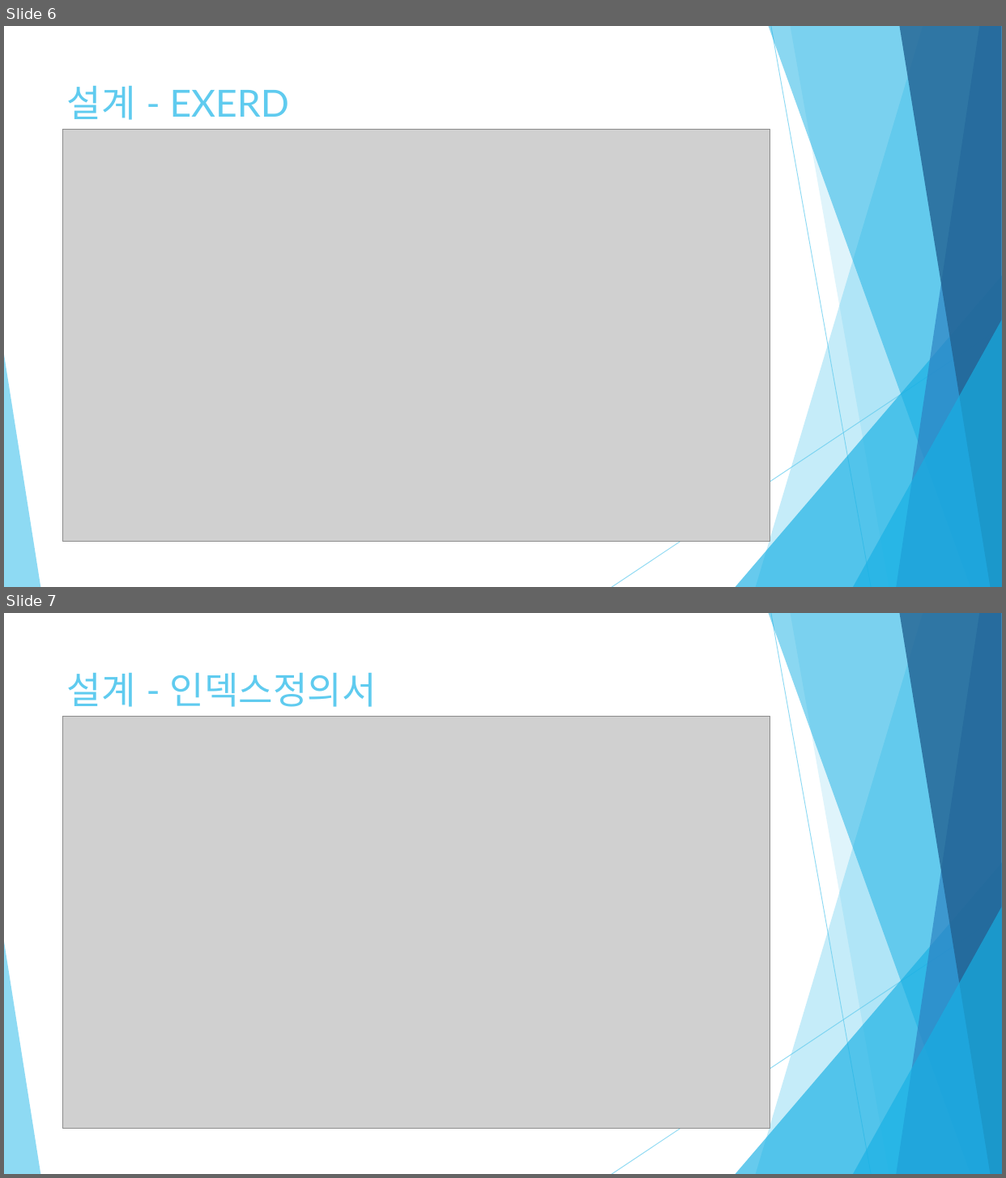
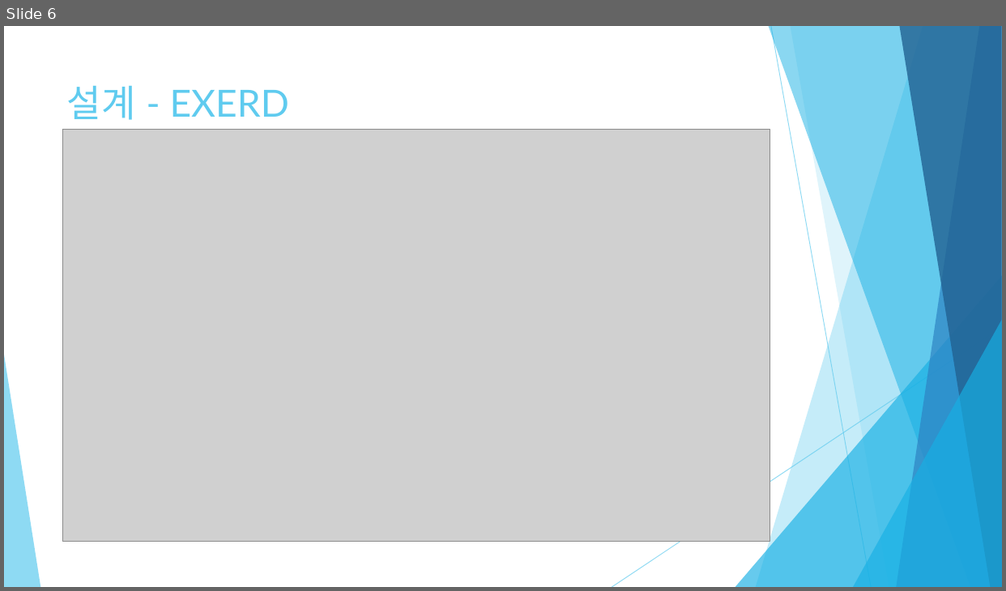
Before and after one commit to mywns123/project_yeop, a slide deck: document/세탁물 주문 관리_임준엽.pptx. Shown one above the other, each under a label of ours: slides 6 and 7 before the commit, slide 6 after it. The pictures are 1006x1178 and 1006x591 pixels, drawn with LibreOffice and Linux fonts; fonts in the diff are those of the drawing; grey boxes stand for pictures. Boxes give left, top, right and bottom in pixels: in the first picture for what was removed or moved away, otherwise in the second. Text is boxed around its words. In the diff, an @@ line names an element or a change of style, - is before the commit and + after.

```diff
--- a/document/세탁물 주문 관리_임준엽.pptx
+++ b/document/세탁물 주문 관리_임준엽.pptx
@@ slide 7 removed at [4,613,1002,1174], background #FFFFFF; not listed: 10 template elements that a slide beside it also shows @@
@@ title removed at [67,673,377,707] @@
-설계 - 인덱스정의서
@@ picture removed at [63,717,770,1129] @@
```
Also in this commit, not shown: 19 slides changed, 5 other slides removed, 4 other files.
